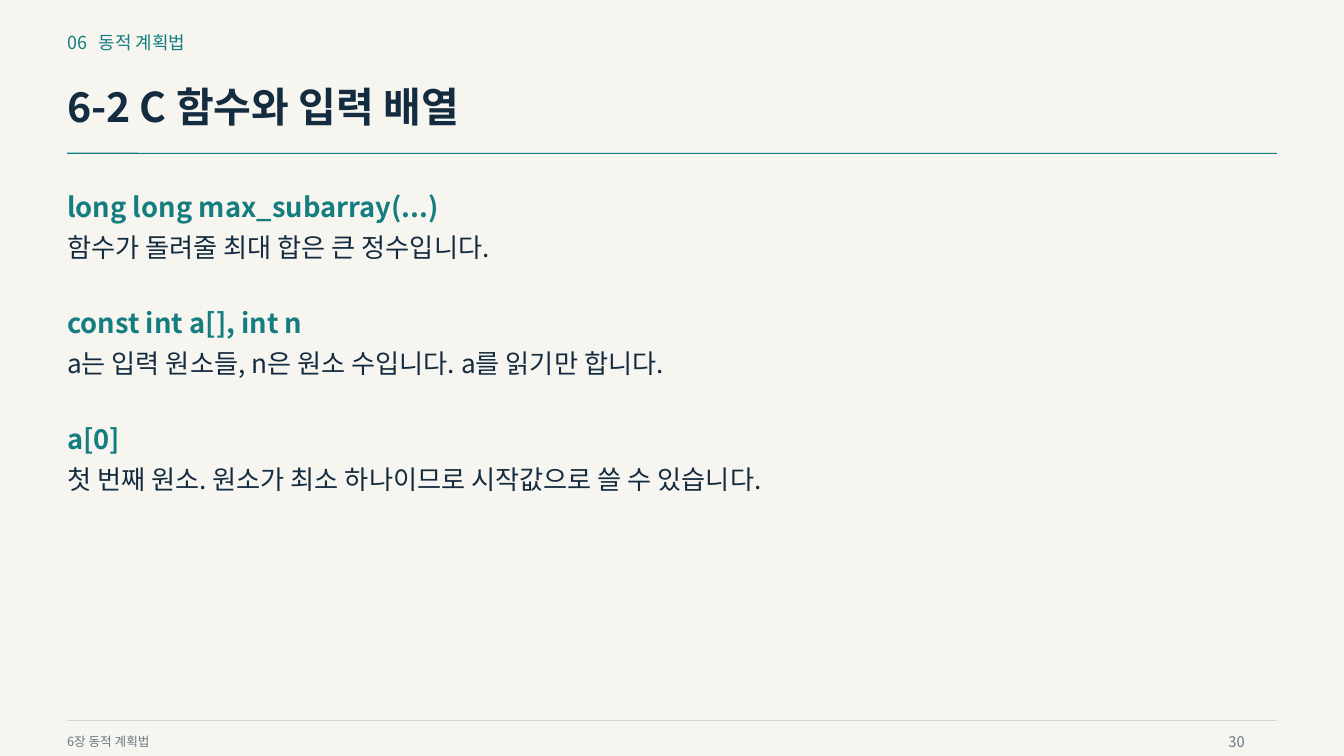
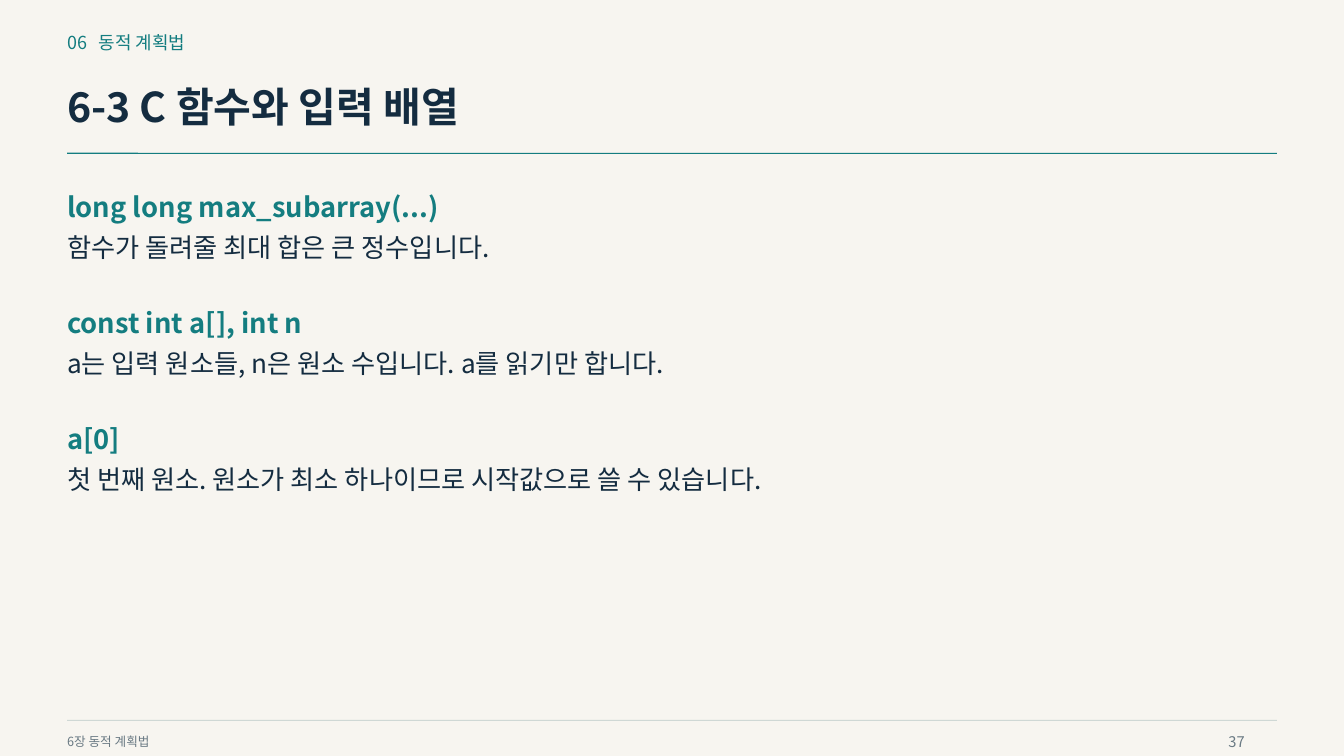
Before and after one commit to Sangdon-Park/Sangdon-Park.github.io, a slide deck: slide 37 of data/알고리즘/6장_동적_계획법.pptx (slide 30 before the commit). Drawn at 1344x756 pixels with LibreOffice and Linux fonts; fonts in the diff are those of the drawing. Boxes give left, top, right and bottom in pixels: in the first picture for what was removed or moved away, otherwise in the second. Text is boxed around its words. In the diff, an @@ line names an element or a change of style, - is before the commit and + after.

```diff
--- a/data/알고리즘/6장_동적_계획법.pptx
+++ b/data/알고리즘/6장_동적_계획법.pptx
@@ text at [67, 87, 458, 126]: text changed @@
-6-2 C 함수와 입력 배열
+6-3 C 함수와 입력 배열
@@ text at [1228, 736, 1244, 747]: text changed @@
-30
+37
```
Also in this commit, not shown: 49 other slides changed, 1 slide added, 7 slides removed, 22 other files.
